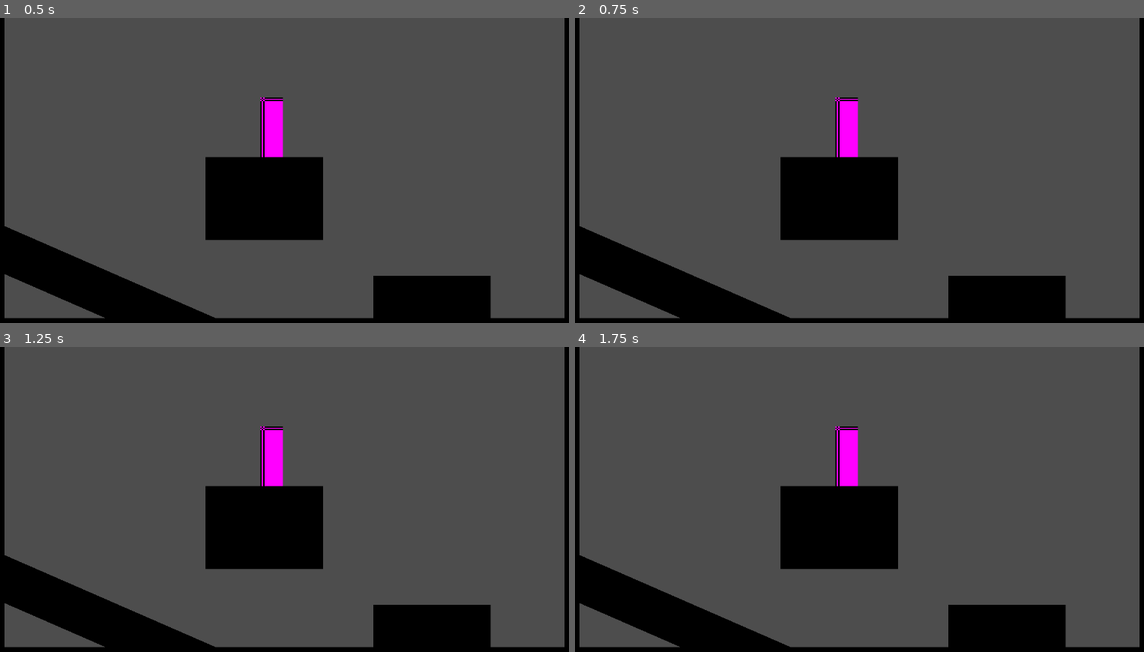
Above: before the commit, frames 1-4 (two rows, left to right).
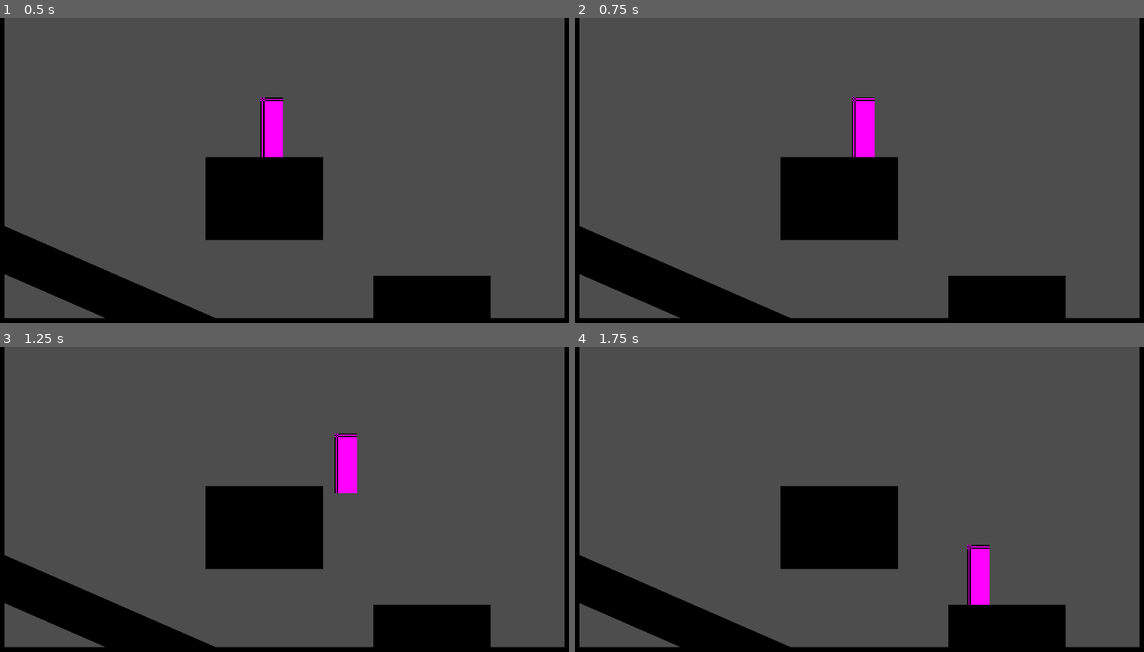
Above: after the commit, the same moments.

Repository: AyaPK/metroidvainaya
Game: Godot game, scene res://playground.tscn
Two runs of this game, one before a commit and one after it. Both use one fixed random seed, a clock stepped at 60 frames per second and the inputs below.
Inputs:
- Up to frame 1 (0.5 s): no input
- Up to frame 2 (0.75 s): tap Enter at 0.5 s; hold D (right) from 0.53 s (still down); tap W (up) at 0.6 s
- Up to frame 3 (1.25 s): keep holding D (right); tap W (up) at 0.77, 1.07 s
- Up to frame 4 (1.75 s): keep holding D (right); tap W (up) at 1.35, 1.52 s

Frame 1 is identical in both runs. In frame 2, 1.3% of the frame differs, in the area x 45-53%, y 26-46%; in frame 3, 1.6%, in the area x 45-63%, y 26-48%; in frame 4, 1.6%.

Commit message:
Implements basic state machine movement
Also Implements player rotation to align with the ground normal when on the floor.

Diff:
--- a/player/scripts/player.gd
+++ b/player/scripts/player.gd
@@ -10,7 +10,9 @@
 
 #region /// standard vars
 var direction: Vector2 = Vector2.ZERO
-var gravity: float = 980
+@export var gravity: float = 980
+@export var base_move_speed: int = 100
+@export var rotation_speed: float = 10.0
 #endregion
 
 func _ready() -> void:
@@ -26,11 +28,19 @@
 func _physics_process(_delta: float) -> void:
 	velocity.y += gravity * _delta
 	move_and_slide()
+	_update_rotation(_delta)
 	change_state(current_state.physics_process(_delta))
 
 func _update_direction() -> void:
 	#var prev_direction: Vector2 = direction
 	direction = Input.get_vector("left", "right", "up", "down")
+
+func _update_rotation(_delta: float) -> void:
+	if is_on_floor():
+		var target_rotation = get_floor_normal().angle() + PI / 2
+		rotation = lerp_angle(rotation, target_rotation, rotation_speed * _delta)
+	else:
+		rotation = lerp_angle(rotation, 0.0, rotation_speed * _delta)
 
 func initialise_states() -> void:
 	states = []
--- a/player/states/idle.gd
+++ b/player/states/idle.gd
@@ -10,10 +10,12 @@
 	pass
 
 func handle_input(_event: InputEvent) -> PlayerState:
-	return next_state
+	return null
 
 func process(_delta: float) -> PlayerState:
-	return next_state
+	return null
 
 func physics_process(_delta: float) -> PlayerState:
-	return next_state
+	if player.direction.x != 0:
+		return run
+	return null
--- a/player/states/run.gd
+++ b/player/states/run.gd
@@ -10,10 +10,14 @@
 	pass
 
 func handle_input(_event: InputEvent) -> PlayerState:
-	return next_state
+	return null
 
 func process(_delta: float) -> PlayerState:
-	return next_state
+	return null
 
 func physics_process(_delta: float) -> PlayerState:
-	return next_state
+	if player.direction.x == 0:
+		return idle
+
+	player.velocity.x = player.direction.x * player.base_move_speed
+	return null
